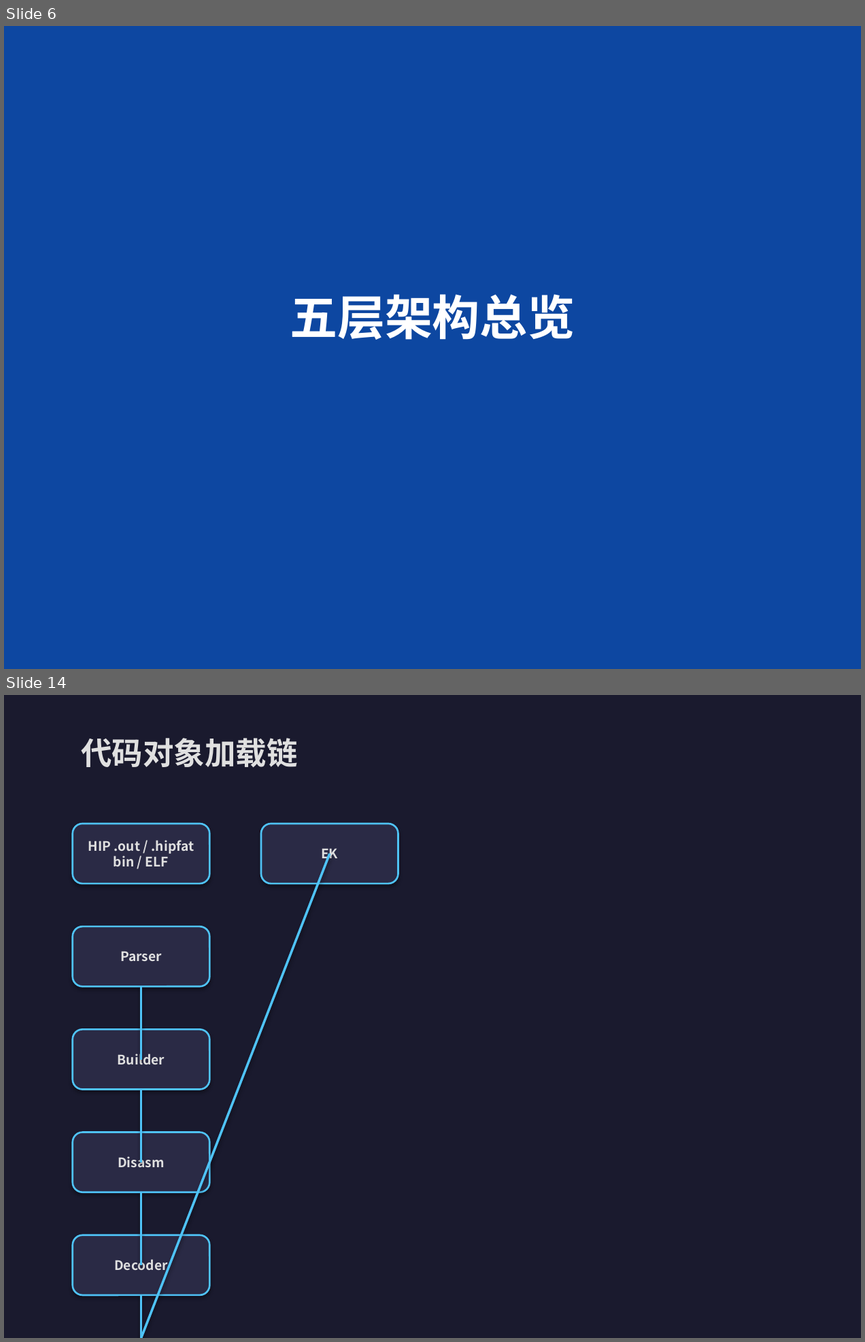
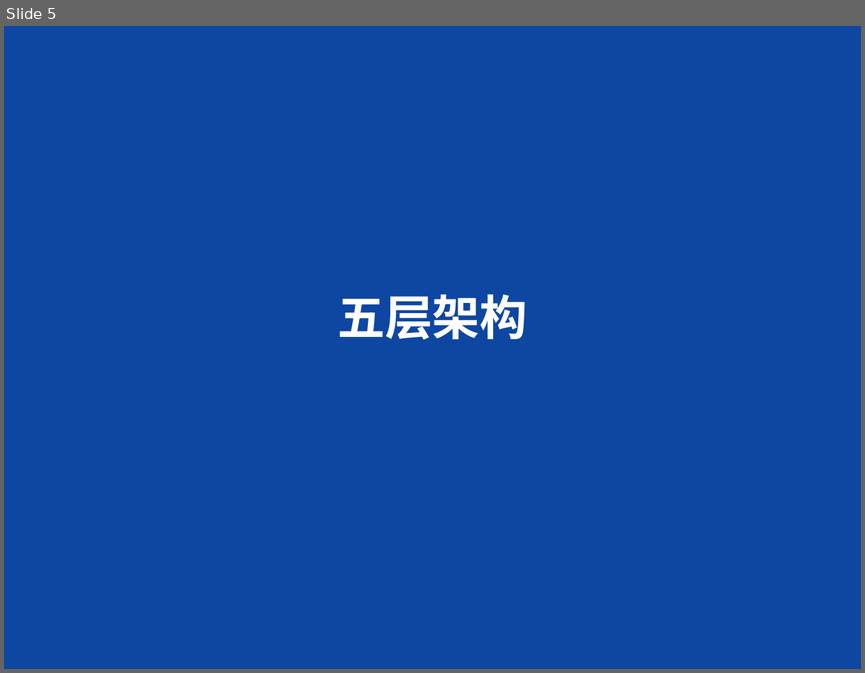
Before and after one commit to fire-emblem/gpu_model, a slide deck: docs/presentations/gpu_model_presentation.pptx. Shown one above the other, each under a label of ours: slides 6 and 14 before the commit, slide 5 after it; the slides between them are not shown. The pictures are 865x1342 and 865x673 pixels, drawn with LibreOffice and Linux fonts; fonts in the diff are those of the drawing. Boxes give left, top, right and bottom in pixels: in the first picture for what was removed or moved away, otherwise in the second. Text is boxed around its words. In the diff, an @@ line names an element or a change of style, - is before the commit and + after.

```diff
--- a/docs/presentations/gpu_model_presentation.pptx
+++ b/docs/presentations/gpu_model_presentation.pptx
@@ slide 14 removed at <box>4,695,861,1338</box>, background #1A1A2E @@
@@ text removed at <box>81,738,298,767</box> @@
-代码对象加载链
@@ rounded rectangle removed at <box>73,824,209,883</box> @@
-HIP .out / .hipfatbin / ELF
@@ rounded rectangle removed at <box>261,824,398,883</box> @@
-EK
@@ line removed from (141, 1338) to (330, 853) @@
@@ rounded rectangle removed at <box>73,926,209,986</box> @@
-Parser
@@ line removed from (141, 986) to (141, 1059) @@
@@ rounded rectangle removed at <box>73,1029,209,1089</box> @@
-Builder
@@ line removed from (141, 1089) to (141, 1162) @@
@@ rounded rectangle removed at <box>73,1132,209,1192</box> @@
-Disasm
@@ line removed from (141, 1192) to (141, 1265) @@
@@ rounded rectangle removed at <box>73,1235,209,1295</box> @@
-Decoder
@@ line removed from (141, 1295) to (141, 1338) @@
@@ what was slide 6 is now slide 5 @@
@@ slide 5 changed as well @@
@@ text at <box>337,294,528,339</box>: text changed @@
-五层架构总览
+五层架构
```
Also in this commit, not shown: 9 other slides changed, 19 slides added, 29 other slides removed, 25 other files.
